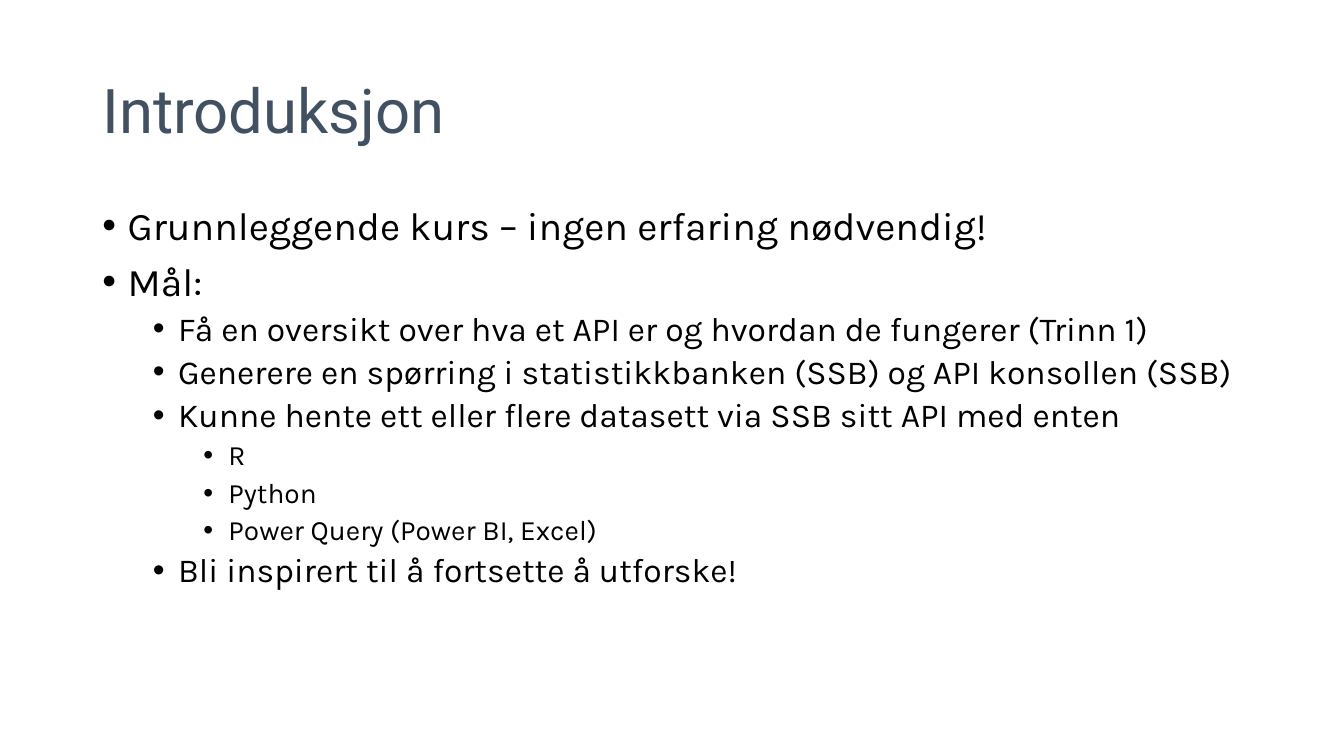
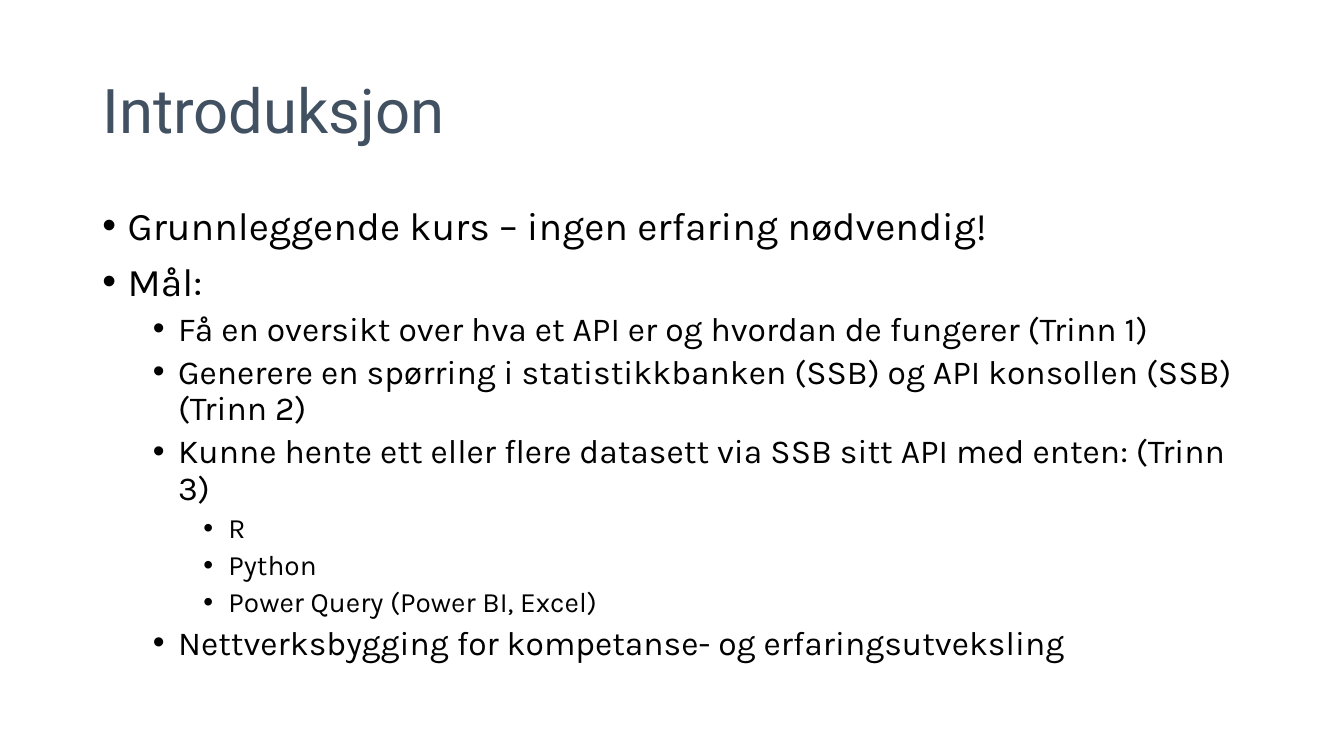
Before and after one commit to pandaAPIkurs/kursdata, a slide deck: slide 4 of Trinn1.pptx (slide 3 before the commit). Drawn at 1344x756 pixels with LibreOffice and Linux fonts; fonts in the diff are those of the drawing; background and template pictures are left out. Boxes give left, top, right and bottom in pixels: in the first picture for what was removed or moved away, otherwise in the second. Text is boxed around its words. In the diff, an @@ line names an element or a change of style, - is before the commit and + after.

Commit message:
Oppdatert presentasjon. Nye spørringer og Jupyter notebooks

```diff
--- a/Trinn1.pptx
+++ b/Trinn1.pptx
@@ text at (178,359,1231,504): text changed @@
-  • Generere en spørring i statistikkbanken (SSB) og API konsollen (SSB)
-  • Kunne hente ett eller flere datasett via SSB sitt API med enten
+  • Generere en spørring i statistikkbanken (SSB) og API konsollen (SSB) (Trinn 2)
+  • Kunne hente ett eller flere datasett via SSB sitt API med enten: (Trinn 3)
@@ text at (178,632,1065,663): text changed @@
-  • Bli inspirert til å fortsette å utforske!
+  • Nettverksbygging for kompetanse- og erfaringsutveksling
```
Also in this commit, not shown: 3 other slides changed, 18 slides added, 3 slides removed, 11 other files.
